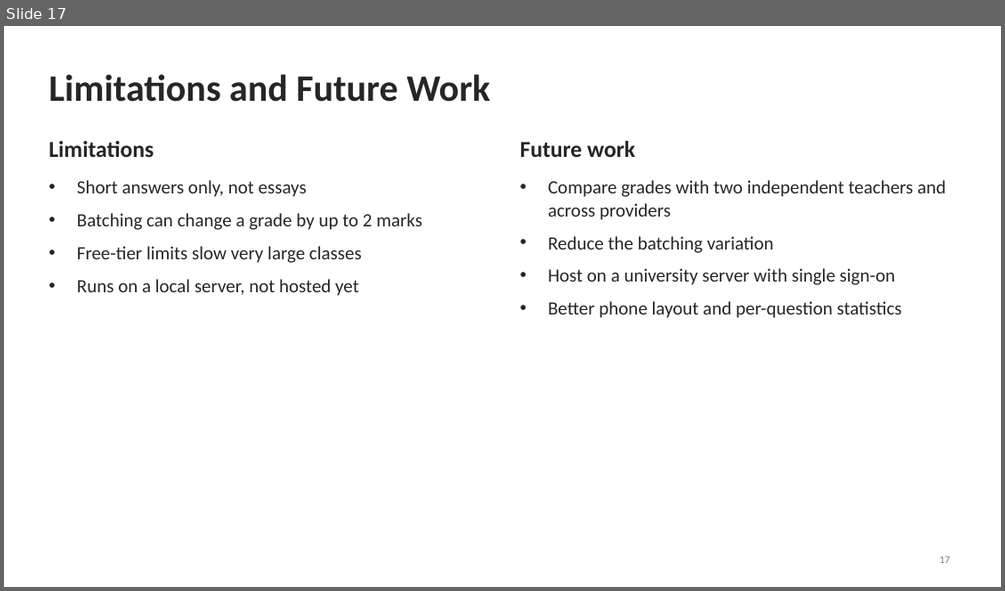
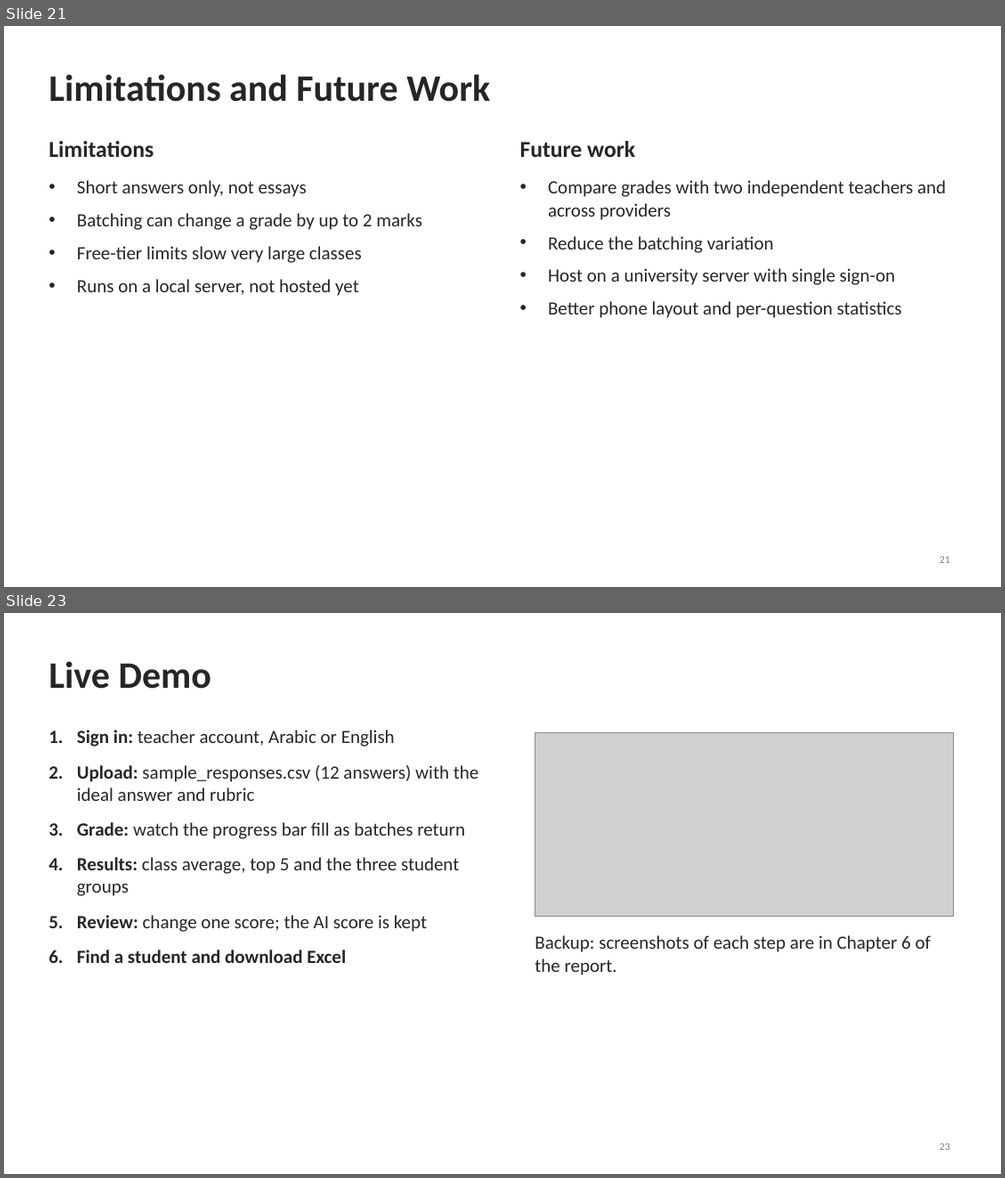
Before and after one commit to saif12ibr-pixel/qayyem, a slide deck: DOCUMENTS/Qayyem_Final_Defense.pptx. Shown one above the other, each under a label of ours: slide 17 before the commit, slides 21 and 23 after it; the slides between them are not shown. The pictures are 1005x591 and 1005x1178 pixels, drawn with LibreOffice and Linux fonts; fonts in the diff are those of the drawing; grey boxes stand for pictures. Boxes give left, top, right and bottom in pixels: in the first picture for what was removed or moved away, otherwise in the second. Text is boxed around its words. In the diff, an @@ line names an element or a change of style, - is before the commit and + after.

```diff
--- a/DOCUMENTS/Qayyem_Final_Defense.pptx
+++ b/DOCUMENTS/Qayyem_Final_Defense.pptx
@@ slide 23 added at [4,613,1001,1174], background #FFFFFF @@
@@ title added at [48,661,211,689], 36 pt, text #262626, bold @@
+Live Demo
@@ text added at [77,730,478,963], 18 pt, text #262626 @@
+1. Sign in: teacher account, Arabic or English
+2. Upload: sample_responses.csv (12 answers) with the ideal answer and rubric
+3. Grade: watch the progress bar fill as batches return
+4. Results: class average, top 5 and the three student groups
+5. Review: change one score; the AI score is kept
+6. Find a student and download Excel
@@ picture added at [535,732,954,916] @@
@@ text added at [534,935,930,975], 18 pt, text #262626 @@
+Backup: screenshots of each step are in Chapter 6 of the report.
@@ page number added at [939,1143,950,1150], 10 pt, text #7F7F7F @@
+23
@@ what was slide 17 is now slide 21 @@
@@ page number at [939,556,950,563]: text changed @@
-17
+21
```
Also in this commit, not shown: 3 slides changed, 6 other slides added, 8 other files.
